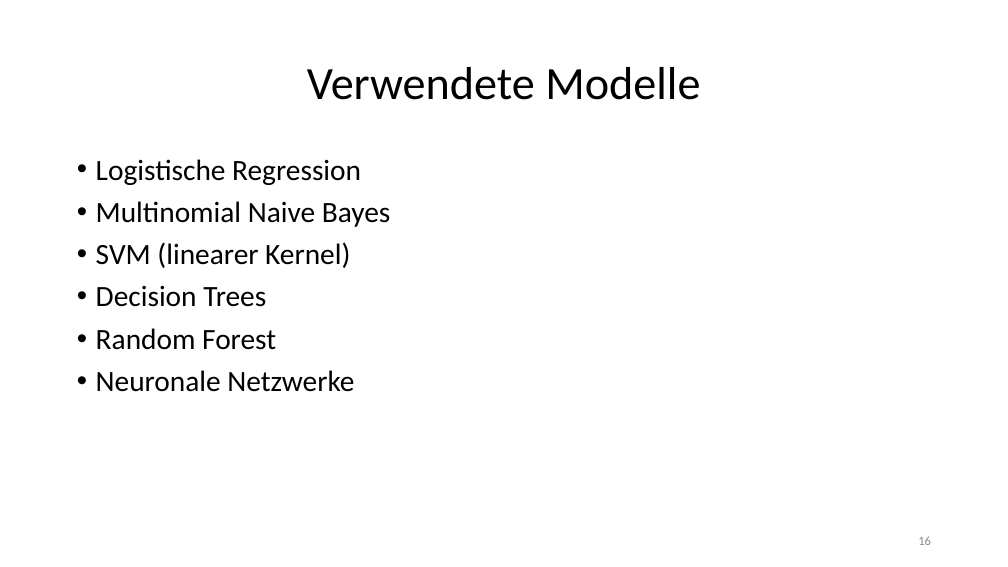
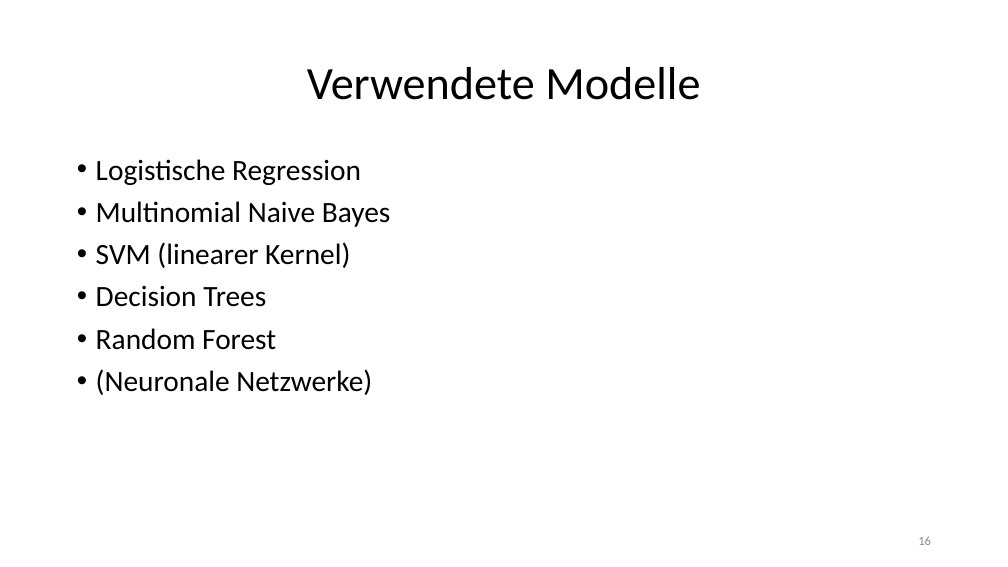
Before and after one commit to LennartKeller/TextklassifikationsProjekt2019, a slide deck: slide 16 of Projektgruppenpräsention.pptx. Drawn at 1008x567 pixels with LibreOffice and Linux fonts; fonts in the diff are those of the drawing. Boxes give left, top, right and bottom in pixels: in the first picture for what was removed or moved away, otherwise in the second. Text is boxed around its words. In the diff, an @@ line names an element or a change of style, - is before the commit and + after.

Commit message:
Klammern wieder hinzugefügt
jo

```diff
--- a/Projektgruppenpräsention.pptx
+++ b/Projektgruppenpräsention.pptx
@@ text at (96, 369, 372, 395): text changed @@
-• Neuronale Netzwerke
+• (Neuronale Netzwerke)
```
